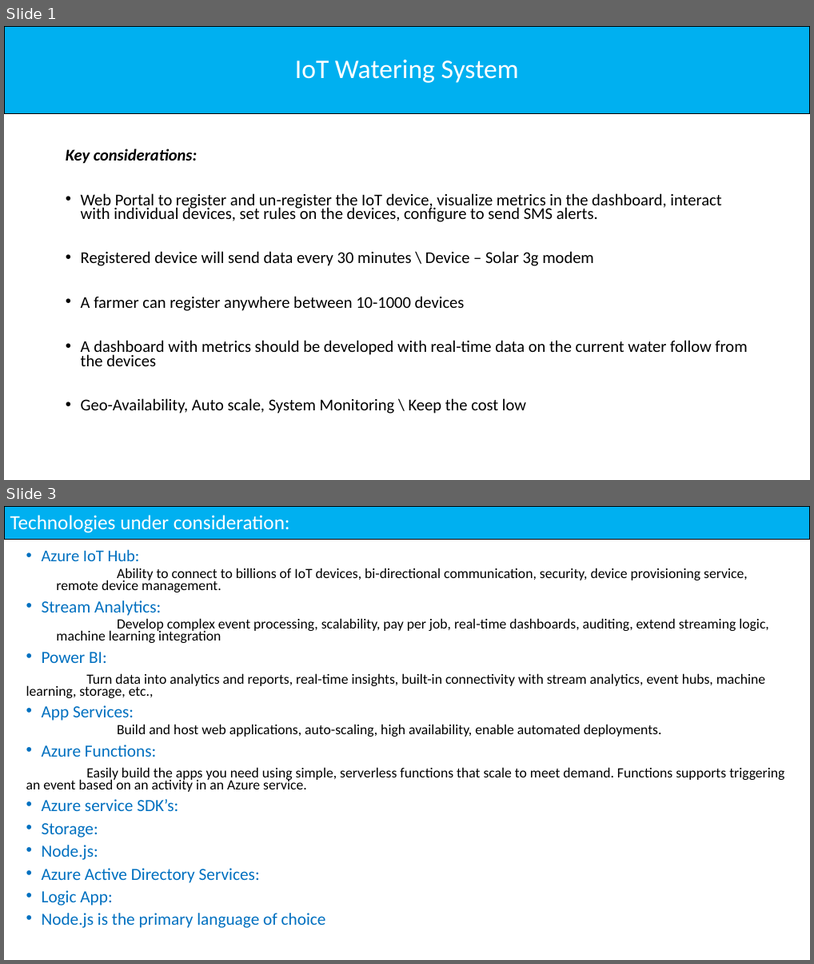
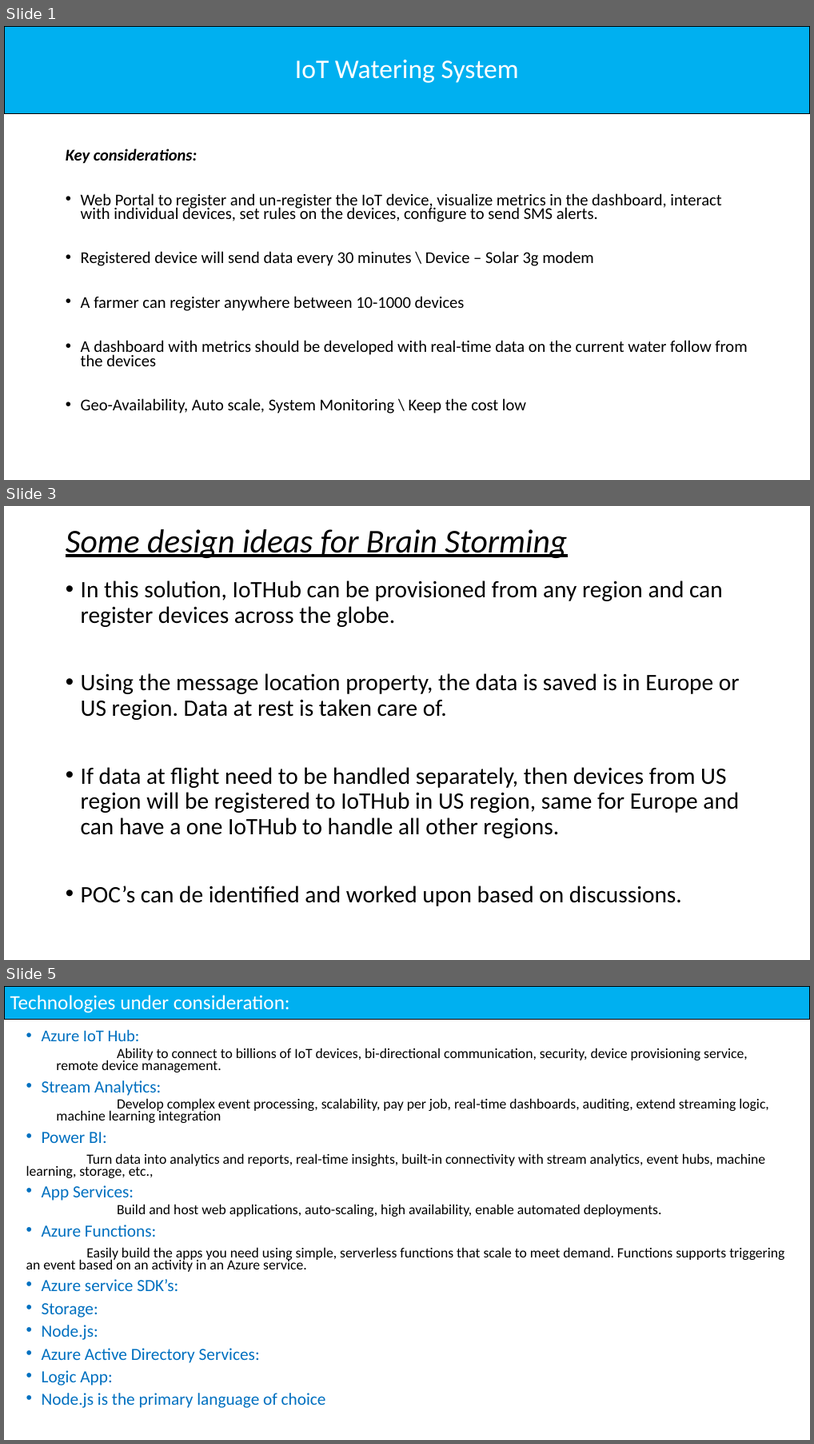
Before and after one commit to ChandramohanG/IoTWS, a slide deck: TechDesign.pptx. Shown one above the other, each under a label of ours: slides 1 and 3 before the commit, slides 1, 3 and 5 after it; the slides between them are not shown. The pictures are 814x964 and 814x1444 pixels, drawn with LibreOffice and Linux fonts; fonts in the diff are those of the drawing. Boxes give left, top, right and bottom in pixels: in the first picture for what was removed or moved away, otherwise in the second. Text is boxed around its words. In the diff, an @@ line names an element or a change of style, - is before the commit and + after.

```diff
--- a/TechDesign.pptx
+++ b/TechDesign.pptx
@@ slide 3 added at <box>4,506,810,960</box>, background #FFFFFF @@
@@ title added at <box>66,529,567,558</box>, 39.6 pt, text #000000, italic, underline @@
+Some design ideas for Brain Storming
@@ text added at <box>81,580,740,906</box>, 28 pt, text #000000 @@
+• In this solution, IoTHub can be provisioned from any region and can register devices across the globe.
+• Using the message location property, the data is saved is in Europe or US region. Data at rest is taken care of.
+• If data at flight need to be handled separately, then devices from US region will be registered to IoTHub in US region, same for Europe and can have a one IoTHub to handle all other regions.
+• POC’s can de identified and worked upon based on discussions.
@@ what was slide 3 is now slide 5 @@
```
Also in this commit, not shown: 1 slide changed, 1 other slide added, 6 other files.
